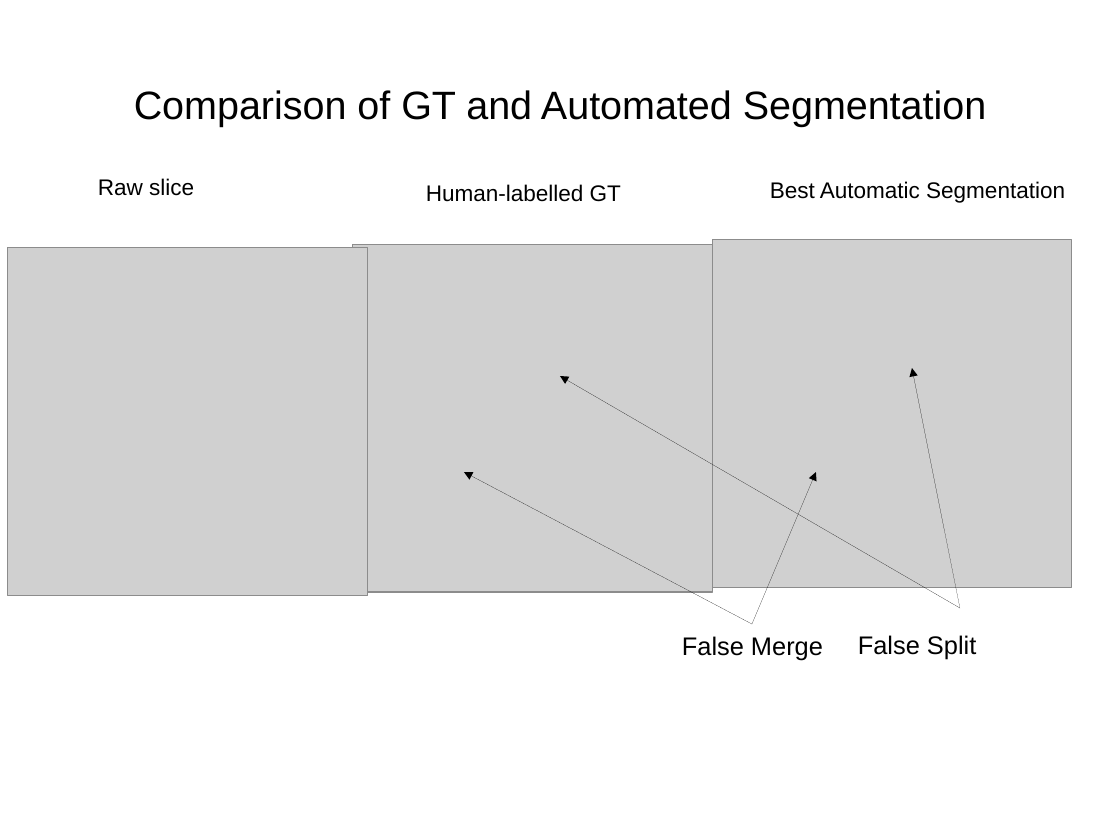
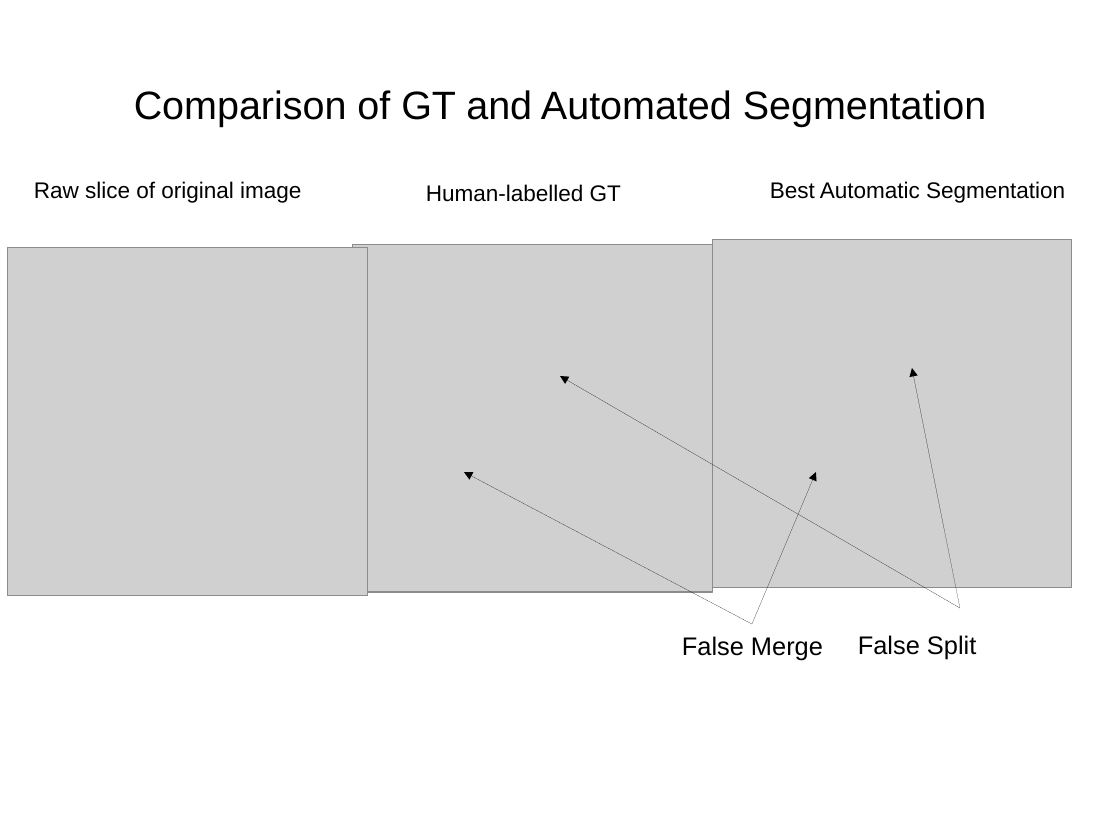
Before and after one commit to JohnnyTeutonic/view_all, a slide deck: slide 4 of Segmentation_Presentation.odp. Drawn at 1120x840 pixels with LibreOffice and Linux fonts; fonts in the diff are those of the drawing; grey boxes stand for pictures. Boxes give left, top, right and bottom in pixels: in the first picture for what was removed or moved away, otherwise in the second. Text is boxed around its words. In the diff, an @@ line names an element or a change of style, - is before the commit and + after.

```diff
--- a/Segmentation_Presentation.odp
+++ b/Segmentation_Presentation.odp
@@ text at [34,181,301,203]: text changed @@
-Raw slice
+Raw slice of original image
```
Also in this commit, not shown: 6 other slides changed, 4 slides added, 3 slides removed, 2 other files.
